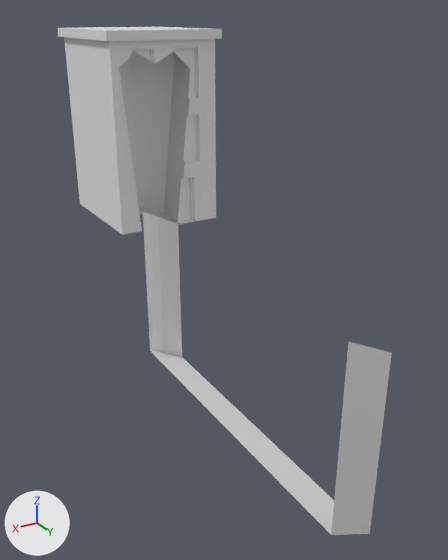
Before and after pictures for a commit that changed the Blender file cubeman-resources/models/scenario/Level Prologue/Buildings/Micelanious/Destruction Buildings/model-destruction-scenario-static-level0-building-1.blend.
Camera for both pictures: a 50 mm lens placed at (33.1, 59.5, 23.8), pointed at (-1.5, 1.7, -5.1). Arrows for +X, +Y and +Z are at lower left; the lights stay in place. Materials are left out; every surface is plain grey.

In view in the first picture: 'destroyed building', 'hole'.
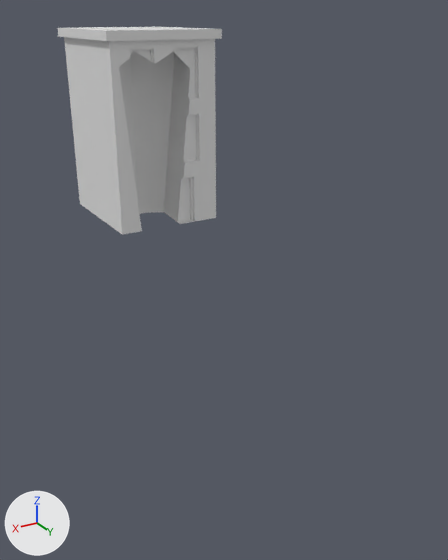
The change, as a diff of the scene's bpy script:
```diff
--- a/cubeman-resources/models/scenario/Level Prologue/Buildings/Micelanious/Destruction Buildings/model-destruction-scenario-static-level0-building-1.blend.py
+++ b/cubeman-resources/models/scenario/Level Prologue/Buildings/Micelanious/Destruction Buildings/model-destruction-scenario-static-level0-building-1.blend.py
@@ ob_hole @@
 ob_hole.location = (0.0, 0.0, 0.0)
+ob_hole.hide_set(True)
```

Where the change shows, as pixel boxes [x1, y1, x2, y2] in the pictures (448 x 560 px):
'hole', hidden: before [138, 205, 392, 535]
